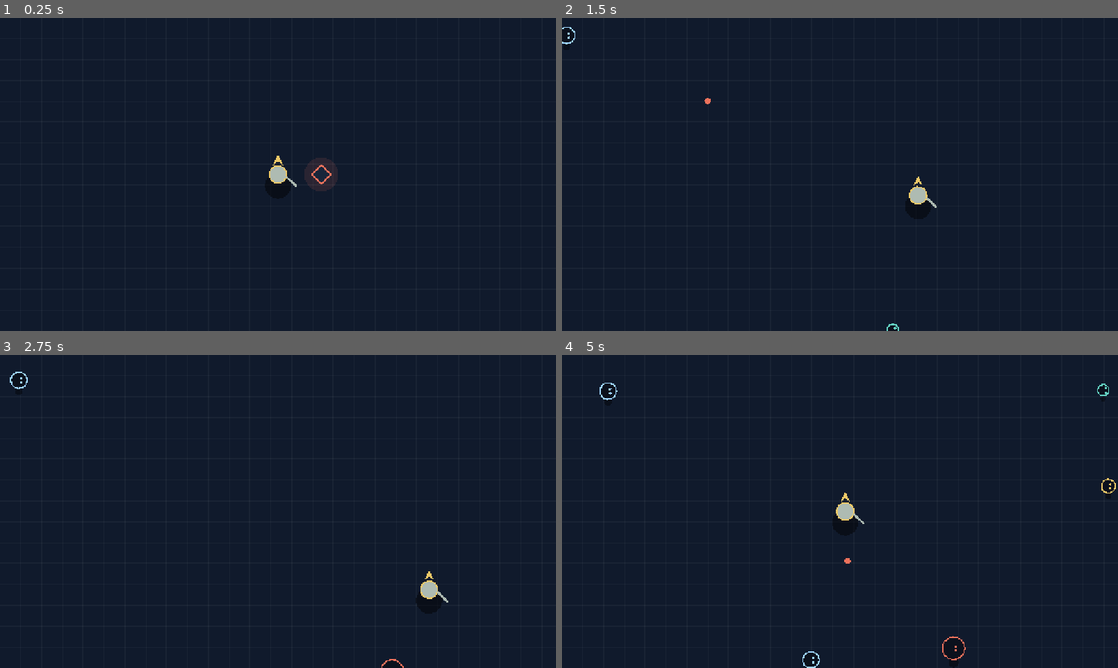
Above: before the commit, frames 1-4 (two rows, left to right).
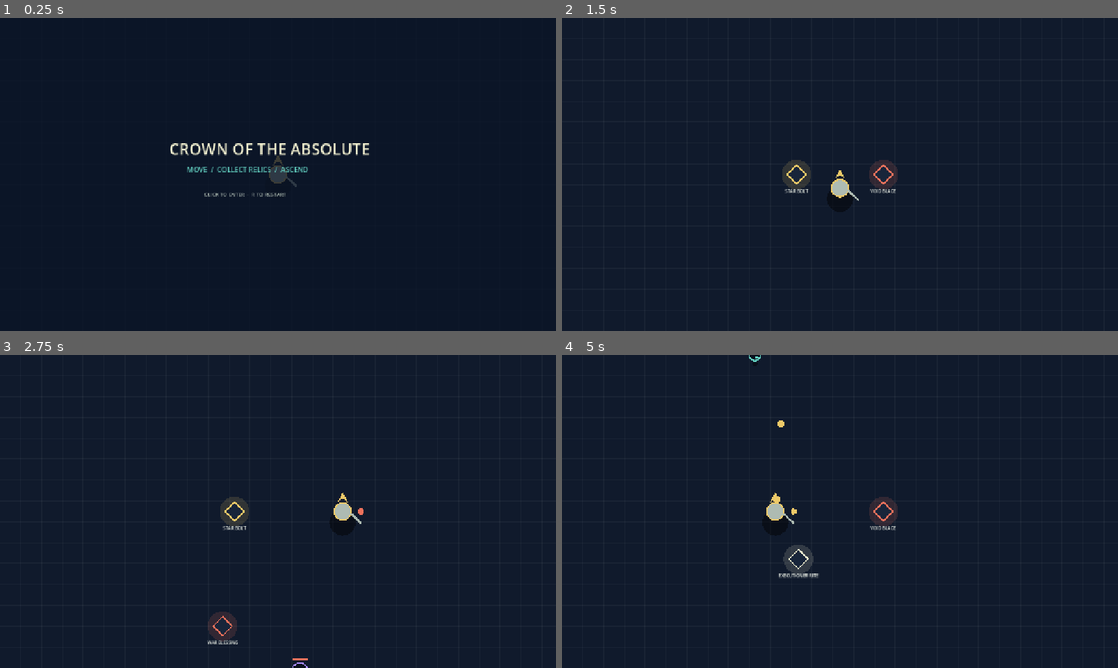
Above: after the commit, the same moments.

Repository: domaki7/new-project
Game: Godot game, scene res://main.tscn
Same seed, same stepped clock (60 frames per second), same inputs: the game is played once before the commit and once after it.
Inputs (mouse positions are in pixels of both pictures, inside the frame that each line leads up to):
- Up to frame 1 (0.25 s): no input
- Up to frame 2 (1.5 s): tap Enter at 0.5 s; move the mouse to (962, 158) at 0.52 s; hold D 0.53-1.28 s; tap R at 0.6, 1.35 s; click (962, 158) at 0.67 s; move the mouse to (728, 190) at 1.27 s; hold S from 1.28 s (still down); click (728, 190) at 1.42 s
- Up to frame 3 (2.75 s): move the mouse to (333, 442) at 2.02 s; release S at 2.03 s; hold D from 2.03 s (still down); tap R at 2.1 s; click (333, 442) at 2.17 s
- Up to frame 4 (5 s): move the mouse to (812, 574) at 2.77 s; release D at 2.78 s; hold W 2.78-3.53 s; tap R at 2.85, 3.6, 4.35 s; click (812, 574) at 2.92 s; move the mouse to (1006, 558) at 3.52 s; hold A from 3.53 s (still down); click (1006, 558) at 3.67 s; move the mouse to (673, 464) at 4.27 s; click (673, 464) at 4.42 s

The runs differ from the first frame. In frame 1, 1.6% of the frame differs, in the area x 30-67%, y 40-58%; in frame 2, 1.2%; in frame 3, 1.2%; in frame 4, 1.4%.

Commit message:
Migrate full game systems to Godot

Diff:
--- a/godot/main.gd
+++ b/godot/main.gd
@@ -3,36 +3,97 @@
 const ARENA_SIZE := Vector2(1280, 720)
 const MAX_WEAPONS := 5
 const WEAPONS := {
-    "VOID BLADE": {"family": "MELEE", "color": Color("ed725c"), "cooldown": 0.8},
-    "STAR BOLT": {"family": "RANGED", "color": Color("edc968"), "cooldown": 0.32},
-    "GRAVITY NOVA": {"family": "MELEE", "color": Color("63d1c2"), "cooldown": 1.5},
-    "SOUL CHAIN": {"family": "MELEE", "color": Color("a98cff"), "cooldown": 1.1},
-    "ROYAL METEOR": {"family": "RANGED", "color": Color("ff9b52"), "cooldown": 2.2}
+    "VOID BLADE": {"family": "MELEE", "color": Color("ed725c"), "cooldown": 0.8, "kind": "blade"},
+    "GRAVITY NOVA": {"family": "MELEE", "color": Color("63d1c2"), "cooldown": 1.5, "kind": "nova"},
+    "SOUL CHAIN": {"family": "MELEE", "color": Color("a98cff"), "cooldown": 1.1, "kind": "chain"},
+    "STAR BOLT": {"family": "RANGED", "color": Color("edc968"), "cooldown": 0.32, "kind": "bolt"},
+    "ROYAL METEOR": {"family": "RANGED", "color": Color("ff9b52"), "cooldown": 2.2, "kind": "meteor"},
+    "FROST LANCE": {"family": "RANGED", "color": Color("9fd6ff"), "cooldown": 0.65, "kind": "frost"},
+    "VENOM ORB": {"family": "RANGED", "color": Color("8ed66b"), "cooldown": 0.9, "kind": "venom"},
+    "STORM SIGIL": {"family": "RANGED", "color": Color("d5b4ff"), "cooldown": 1.3, "kind": "storm"}
+}
+const UPGRADES := {
+    "WAR BLESSING": {"family": "MELEE", "text": "+25% damage", "color": Color("ed725c")},
+    "QUICKENED RITE": {"family": "RANGED", "text": "-18% cooldowns", "color": Color("edc968")},
+    "IRON SOUL": {"family": "MELEE", "text": "+35 maximum vitality", "color": Color("9fd6ff")},
+    "GRAVITY HAND": {"family": "RANGED", "text": "+20 pickup range", "color": Color("63d1c2")},
+    "ARSENAL MASTERY": {"family": "MELEE", "text": "+18% all weapon damage", "color": Color("a98cff")},
+    "EXECUTIONER RITE": {"family": "RANGED", "text": "15% critical chance", "color": Color("f2f0d0")},
+    "BLOOD OF STARS": {"family": "MELEE", "text": "+2 vitality / second", "color": Color("ff9b52")},
+    "CROWNWARD": {"family": "RANGED", "text": "+0.35s invulnerability", "color": Color("9fd6ff")}
 }
 const MONSTERS := {
-    "WISP": {"color": Color("63d1c2"), "radius": 13.0, "health": 30.0, "speed": 55.0},
-    "BRUTE": {"color": Color("ed725c"), "radius": 26.0, "health": 130.0, "speed": 25.0},
-    "CHARGER": {"color": Color("edc968"), "radius": 16.0, "health": 55.0, "speed": 105.0},
-    "ORACLE": {"color": Color("9fd6ff"), "radius": 19.0, "health": 70.0, "speed": 30.0}
+    "WISP": {"color": Color("63d1c2"), "radius": 13.0, "health": 30.0, "speed": 55.0, "damage": 7.0, "essence": 10},
+    "BRUTE": {"color": Color("ed725c"), "radius": 26.0, "health": 135.0, "speed": 25.0, "damage": 14.0, "essence": 28},
+    "CHARGER": {"color": Color("edc968"), "radius": 16.0, "health": 55.0, "speed": 105.0, "damage": 11.0, "essence": 18},
+    "SPLITTER": {"color": Color("a98cff"), "radius": 18.0, "health": 78.0, "speed": 42.0, "damage": 8.0, "essence": 20},
+    "LEECH": {"color": Color("ff9b52"), "radius": 13.0, "health": 44.0, "speed": 68.0, "damage": 9.0, "essence": 16},
+    "ORACLE": {"color": Color("9fd6ff"), "radius": 19.0, "health": 70.0, "speed": 30.0, "damage": 12.0, "essence": 24},
+    "DREAD REGENT": {"color": Color("f2f0d0"), "radius": 35.0, "health": 560.0, "speed": 19.0, "damage": 28.0, "essence": 140}
 }
 
-var player := {"position": Vector2(640, 360), "health": 85.0, "speed": 240.0}
+var player := {"position": Vector2(640, 360), "health": 85.0, "max_health": 85.0, "speed": 235.0}
 var enemies: Array[Dictionary] = []
 var projectiles: Array[Dictionary] = []
-var relics: Array[Dictionary] = []
+var pickups: Array[Dictionary] = []
 var equipped: Array[String] = []
+var weapon_ranks := {}
 var weapon_cooldowns := {}
+var unlocked_nodes := {}
+var weapon_family := ""
+var level := 1
+var essence := 0
+var wave := 1
 var spawn_timer := 0.0
+var pickup_timer := 0.0
 var elapsed := 0.0
-var essence := 0
-var status := "UNARMED - COLLECT A RELIC"
+var invulnerable := 0.0
+var blade_angle := 0.0
+var blade_flash := 0.0
+var mode := "start"
+var status := "UNARMED - COLLECT YOUR FIRST RELIC"
+var crown_coins := 0
+var meta_damage := 0
+var meta_health := 0
+var meta_range := 0
+var meta_file := "user://crown_meta.cfg"
 
 func _ready() -> void:
-    relics.append({"position": player.position + Vector2(100, 0), "weapon": "VOID BLADE", "family": "MELEE"})
+    load_meta()
     queue_redraw()
 
 func _process(delta: float) -> void:
-    elapsed += delta
+    if mode == "play": update_game(delta)
+    blade_flash = max(0.0, blade_flash - delta)
+    invulnerable = max(0.0, invulnerable - delta)
+    queue_redraw()
+
+func load_meta() -> void:
+    var config := ConfigFile.new()
+    if config.load(meta_file) == OK:
+        crown_coins = int(config.get_value("meta", "coins", 0))
+        meta_damage = int(config.get_value("meta", "damage", 0))
+        meta_health = int(config.get_value("meta", "health", 0))
+        meta_range = int(config.get_value("meta", "range", 0))
+
+func save_meta() -> void:
+    var config := ConfigFile.new()
+    config.set_value("meta", "coins", crown_coins)
+    config.set_value("meta", "damage", meta_damage)
+    config.set_value("meta", "health", meta_health)
+    config.set_value("meta", "range", meta_range)
+    config.save(meta_file)
+
+func start_game() -> void:
+    mode = "play"
+    level = 1; essence = 0; wave = 1; equipped.clear(); weapon_ranks.clear(); unlocked_nodes.clear(); weapon_cooldowns.clear(); enemies.clear(); projectiles.clear(); pickups.clear();
+    weapon_family = ""; spawn_timer = 0.0; pickup_timer = 0.0
+    player = {"position": ARENA_SIZE * 0.5, "health": 85.0 + meta_health * 12.0, "max_health": 85.0 + meta_health * 12.0, "speed": 235.0}
+    pickups.append({"position": player.position + Vector2(100, 0), "name": "VOID BLADE", "family": "MELEE", "life": 40.0})
+    pickups.append({"position": player.position + Vector2(-100, 0), "name": "STAR BOLT", "family": "RANGED", "life": 40.0})
+    status = "CHOOSE YOUR FIRST PATH"
+
+func update_game(delta: float) -> void:
     var movement := Vector2.ZERO
     if Input.is_key_pressed(KEY_A) or Input.is_key_pressed(KEY_LEFT): movement.x -= 1
     if Input.is_key_pressed(KEY_D) or Input.is_key_pressed(KEY_RIGHT): movement.x += 1
@@ -41,58 +102,98 @@
     if movement.length() > 0: player.position += movement.normalized() * player.speed * delta
     player.position.x = clamp(player.position.x, 35.0, ARENA_SIZE.x - 35.0)
     player.position.y = clamp(player.position.y, 35.0, ARENA_SIZE.y - 35.0)
-    spawn_timer -= delta
+    spawn_timer -= delta; pickup_timer -= delta
     if spawn_timer <= 0.0:
-        spawn_enemy()
-        spawn_timer = 0.9
-    collect_relics()
-    auto_cast(delta)
-    update_projectiles(delta)
-    update_enemies(delta)
-    queue_redraw()
+        spawn_enemy(); spawn_timer = max(0.2, 0.9 - wave * 0.1)
+    if pickup_timer <= 0.0 and not weapon_family.is_empty() and pickups.size() < 5:
+        spawn_pickup(); pickup_timer = 4.0
+    collect_pickups(); auto_cast(delta); update_projectiles(delta); update_enemies(delta)
+    if enemies.size() > 12 + wave * 3: wave = min(5, wave + 1)
+    player.health = min(player.max_health, player.health + float(meta_health) * 0.02 * delta)
 
 func spawn_enemy() -> void:
     var side := randi() % 4
     var position := Vector2.ZERO
-    if side == 0: position = Vector2(-30, randf_range(0, ARENA_SIZE.y))
-    elif side == 1: position = Vector2(ARENA_SIZE.x + 30, randf_range(0, ARENA_SIZE.y))
-    elif side == 2: position = Vector2(randf_range(0, ARENA_SIZE.x), -30)
-    else: position = Vector2(randf_range(0, ARENA_SIZE.x), ARENA_SIZE.y + 30)
-    var type: String = MONSTERS.keys().pick_random()
+    if side == 0: position = Vector2(-35, randf_range(0, ARENA_SIZE.y))
+    elif side == 1: position = Vector2(ARENA_SIZE.x + 35, randf_range(0, ARENA_SIZE.y))
+    elif side == 2: position = Vector2(randf_range(0, ARENA_SIZE.x), -35)
+    else: position = Vector2(randf_range(0, ARENA_SIZE.x), ARENA_SIZE.y + 35)
+    var roll := randf(); var type := "WISP"
+    if wave >= 5 and roll < 0.08: type = "DREAD REGENT"
+    elif roll < 0.2: type = "BRUTE"
+    elif roll < 0.36: type = "CHARGER"
+    elif roll < 0.5: type = "SPLITTER"
+    elif roll < 0.64: type = "LEECH"
+    elif roll < 0.78: type = "ORACLE"
     var data: Dictionary = MONSTERS[type]
-    enemies.append({"position": position, "type": type, "radius": data.radius, "health": data.health, "speed": data.speed})
+    var health: float = data.health + wave * 14.0
+    enemies.append({"position": position, "type": type, "radius": data.radius, "health": health, "max_health": health, "speed": data.speed + wave * 4.0, "damage": data.damage, "essence": data.essence, "shot_timer": 1.5, "poison": 0.0, "slow": 0.0})
+
+func spawn_pickup() -> void:
+    var options: Array[String] = []
+    for weapon in WEAPONS:
+        if weapon_family == WEAPONS[weapon].family and not equipped.has(weapon): options.append(weapon)
+    for upgrade in UPGRADES:
+        if weapon_family == UPGRADES[upgrade].family and not unlocked_nodes.has(upgrade): options.append(upgrade)
+    if options.is_empty(): return
+    var id: String = options.pick_random()
+    pickups.append({"position": Vector2(randf_range(90, ARENA_SIZE.x - 90), randf_range(90, ARENA_SIZE.y - 90)), "name": id, "family": weapon_family, "life": 25.0})
+
+func collect_pickups() -> void:
+    for pickup in pickups.duplicate():
+        pickup.life -= get_process_delta_time()
+        if player.position.distance_to(pickup.position) < 40.0 + meta_range * 12.0:
+            var id: String = pickup.name
+            if WEAPONS.has(id):
+                if weapon_family.is_empty(): weapon_family = WEAPONS[id].family
+                weapon_ranks[id] = int(weapon_ranks.get(id, 0)) + 1
+                if not equipped.has(id) and equipped.size() < MAX_WEAPONS: equipped.append(id); weapon_cooldowns[id] = 0.0
+            elif UPGRADES.has(id): unlocked_nodes[id] = true; apply_upgrade(id)
+            status = "%s CLAIMED / %s PATH" % [id, weapon_family]
+            pickups.erase(pickup)
+    pickups = pickups.filter(func(item: Dictionary) -> bool: return item.life > 0.0)
+
+func apply_upgrade(id: String) -> void:
+    if id == "WAR BLESSING": meta_damage += 1
+    elif id == "QUICKENED RITE": pass
+    elif id == "IRON SOUL": player.max_health += 35.0; player.health = player.max_health
+    elif id == "GRAVITY HAND": meta_range += 1
+    elif id == "ARSENAL MASTERY": meta_damage += 1
+    elif id == "EXECUTIONER RITE": pass
+    elif id == "BLOOD OF STARS": pass
+    elif id == "CROWNWARD": invulnerable += 0.35
+
+func auto_cast(delta: float) -> void:
+    if enemies.is_empty() or equipped.is_empty(): return
+    var target: Dictionary = nearest_enemy()
+    for weapon in equipped:
+        weapon_cooldowns[weapon] = max(0.0, float(weapon_cooldowns.get(weapon, 0.0)) - delta)
+        if weapon_cooldowns[weapon] <= 0.0:
+            fire_weapon(weapon, target)
+
+func fire_weapon(id: String, target: Dictionary) -> void:
+    var data: Dictionary = WEAPONS[id]; weapon_cooldowns[id] = data.cooldown
+    var power: float = 22.0 + meta_damage * 5.0
+    var angle: float = player.position.angle_to_point(target.position)
+    if data.kind == "blade":
+        blade_angle = angle; blade_flash = 0.3
+        for enemy in enemies:
+            if enemy.position.distance_to(player.position) < 115.0: enemy.health -= power * 1.5
+    elif data.kind == "nova":
+        for enemy in enemies:
+            if enemy.position.distance_to(player.position) < 150.0: enemy.health -= power * 1.25
+    elif data.kind == "chain": target.health -= power * 1.2
+    elif data.kind == "storm":
+        for enemy in enemies:
+            if enemy.position.distance_to(target.position) < 185.0: enemy.health -= power * 1.1
+    elif data.kind == "meteor": projectiles.append({"position": target.position, "velocity": Vector2.ZERO, "life": 0.5, "radius": 48.0, "damage": power * 2.6, "color": data.color, "impact": true})
+    else: projectiles.append({"position": player.position, "velocity": Vector2(cos(angle), sin(angle)) * 560.0, "life": 1.5, "radius": 8.0, "damage": power, "color": data.color, "kind": data.kind, "impact": false})
 
 func nearest_enemy() -> Dictionary:
     var nearest: Dictionary = enemies[0]
     for enemy in enemies:
         if enemy.position.distance_to(player.position) < nearest.position.distance_to(player.position): nearest = enemy
     return nearest
-
-func auto_cast(delta: float) -> void:
-    if enemies.is_empty() or equipped.is_empty(): return
-    var target := nearest_enemy()
-    for weapon in equipped:
-        weapon_cooldowns[weapon] = max(0.0, weapon_cooldowns.get(weapon, 0.0) - delta)
-        if weapon_cooldowns[weapon] <= 0.0:
-            weapon_cooldowns[weapon] = WEAPONS[weapon].cooldown
-            if weapon == "VOID BLADE" and target.position.distance_to(player.position) < 115.0:
-                target.health -= 38.0
-                status = "VOID BLADE SWING"
-            elif weapon == "GRAVITY NOVA":
-                for enemy in enemies:
-                    if enemy.position.distance_to(player.position) < 145.0: enemy.health -= 28.0
-            elif weapon == "SOUL CHAIN": target.health -= 31.0
-            elif weapon == "ROYAL METEOR": projectiles.append({"position": target.position, "velocity": Vector2.ZERO, "damage": 70.0, "life": 0.5, "radius": 48.0, "impact": true, "color": WEAPONS[weapon].color})
-            else: projectiles.append({"position": player.position, "velocity": player.position.direction_to(target.position) * 560.0, "damage": 24.0, "life": 1.5, "radius": 7.0, "impact": false, "color": WEAPONS[weapon].color})
-
-func collect_relics() -> void:
-    for relic in relics.duplicate():
-        if player.position.distance_to(relic.position) < 42.0:
-            if not equipped.has(relic.weapon) and equipped.size() < MAX_WEAPONS:
-                equipped.append(relic.weapon)
-                weapon_cooldowns[relic.weapon] = 0.0
-                status = "%s CLAIMED / %s PATH" % [relic.weapon, relic.family]
-            relics.erase(relic)
 
 func update_projectiles(delta: float) -> void:
     for projectile in projectiles.duplicate():
@@ -105,38 +206,51 @@
             for enemy in enemies:
                 if enemy.position.distance_to(projectile.position) < enemy.radius + projectile.radius:
                     enemy.health -= projectile.damage
+                    if projectile.kind == "frost": enemy.slow = 1.8
+                    if projectile.kind == "venom": enemy.poison = 3.0
                     projectile.life = 0.0
         if projectile.life <= 0.0: projectiles.erase(projectile)
 
 func update_enemies(delta: float) -> void:
     for enemy in enemies.duplicate():
-        enemy.position += enemy.position.direction_to(player.position) * enemy.speed * delta
-        if enemy.position.distance_to(player.position) < enemy.radius + 17.0: player.health -= 10.0 * delta
-        if enemy.health <= 0.0:
-            essence += 10
-            enemies.erase(enemy)
+        var angle: float = enemy.position.angle_to_point(player.position)
+        var separation: float = -1.0 if enemy.type == "ORACLE" and enemy.position.distance_to(player.position) < 240.0 else 1.0
+        enemy.slow = max(0.0, enemy.slow - delta); enemy.poison = max(0.0, enemy.poison - delta)
+        enemy.health -= 7.0 * delta if enemy.poison > 0.0 else 0.0
+        enemy.position += Vector2(cos(angle), sin(angle)) * enemy.speed * separation * (0.45 if enemy.slow > 0 else 1.0) * delta
+        if enemy.position.distance_to(player.position) < enemy.radius + 17.0: damage_player(enemy.damage * delta)
+        if enemy.health <= 0.0: essence += enemy.essence; enemies.erase(enemy)
+
+func damage_player(amount: float) -> void:
+    if invulnerable > 0.0: return
+    invulnerable = 0.7; player.health -= amount
+    if player.health <= 0.0: die()
+
+func die() -> void:
+    mode = "death"; crown_coins += max(5, essence / 12 + level * 3); save_meta(); status = "VESSEL LOST - %d CROWN COINS" % crown_coins
+
+func _input(event: InputEvent) -> void:
+    if event is InputEventKey and event.pressed and event.keycode == KEY_R: start_game()
+    if event is InputEventMouseButton and event.pressed and event.button_index == MOUSE_BUTTON_LEFT and mode == "start": start_game()
 
 func _draw() -> void:
     draw_rect(Rect2(Vector2.ZERO, ARENA_SIZE), Color("101a2c"))
     for x in range(0, int(ARENA_SIZE.x), 48): draw_line(Vector2(x, 0), Vector2(x, ARENA_SIZE.y), Color(1, 1, 1, 0.04))
     for y in range(0, int(ARENA_SIZE.y), 48): draw_line(Vector2(0, y), Vector2(ARENA_SIZE.x, y), Color(1, 1, 1, 0.04))
-    for relic in relics:
-        var data: Dictionary = WEAPONS[relic.weapon]
-        draw_circle(relic.position, 35.0 + sin(elapsed * 4.0) * 5.0, Color(data.color, 0.12))
-        var diamond := PackedVector2Array([relic.position + Vector2(0, -22), relic.position + Vector2(22, 0), relic.position + Vector2(0, 22), relic.position + Vector2(-22, 0)])
-        draw_colored_polygon(diamond, Color("18253a"))
-        draw_polyline(PackedVector2Array([diamond[0], diamond[1], diamond[2], diamond[3], diamond[0]]), data.color, 3.0)
+    for pickup in pickups:
+        var data: Dictionary = WEAPONS[pickup.name] if WEAPONS.has(pickup.name) else UPGRADES[pickup.name]
+        draw_circle(pickup.position, 34.0 + sin(elapsed * 4.0) * 5.0, Color(data.color, 0.15))
+        var diamond := PackedVector2Array([pickup.position + Vector2(0, -22), pickup.position + Vector2(22, 0), pickup.position + Vector2(0, 22), pickup.position + Vector2(-22, 0)])
+        draw_colored_polygon(diamond, Color("18253a")); draw_polyline(PackedVector2Array([diamond[0], diamond[1], diamond[2], diamond[3], diamond[0]]), data.color, 3.0)
+        draw_string(ThemeDB.fallback_font, pickup.position + Vector2(-55, 42), pickup.name, HORIZONTAL_ALIGNMENT_CENTER, 110, 10, Color("edf2e9"))
     for projectile in projectiles: draw_circle(projectile.position, projectile.radius, projectile.color)
     for enemy in enemies:
         var data: Dictionary = MONSTERS[enemy.type]
-        draw_circle(enemy.position + Vector2(0, enemy.radius + 7), enemy.radius * .45, Color(0, 0, 0, .4))
-        draw_circle(enemy.position, enemy.radius, Color("0b111d"))
-        draw_arc(enemy.position, enemy.radius, 0, TAU, 16, data.color, 3.0)
-        draw_circle(enemy.position + Vector2(5, -4), 3, data.color)
-        draw_circle(enemy.position + Vector2(5, 5), 3, data.color)
-    draw_circle(player.position + Vector2(0, 25), 30, Color(0, 0, 0, .45))
-    draw_circle(player.position, 20, Color("aebbb2"))
-    draw_arc(player.position, 20, 0, TAU, 16, Color("edc968"), 3.0)
-    var crown := PackedVector2Array([player.position + Vector2(-12, -21), player.position + Vector2(0, -45), player.position + Vector2(12, -21), player.position + Vector2(0, -30)])
-    draw_colored_polygon(crown, Color("edc968"))
-    draw_line(player.position + Vector2(19, 5), player.position + Vector2(43, 28), Color("aebbb2"), 5.0)
+        draw_circle(enemy.position + Vector2(0, enemy.radius + 7), enemy.radius * .45, Color(0, 0, 0, .4)); draw_circle(enemy.position, enemy.radius, Color("0b111d")); draw_arc(enemy.position, enemy.radius, 0, TAU, 16, data.color, 3.0)
+        draw_circle(enemy.position + Vector2(5, -4), 3, data.color); draw_circle(enemy.position + Vector2(5, 5), 3, data.color); draw_rect(Rect2(enemy.position - Vector2(enemy.radius, enemy.radius + 10), Vector2(enemy.radius * 2.0 * enemy.health / enemy.max_health, 4)), Color("ed725c"))
+    if player:
+        draw_circle(player.position + Vector2(0, 25), 30, Color(0, 0, 0, .45)); draw_circle(player.position, 20, Color("aebbb2")); draw_arc(player.position, 20, 0, TAU, 16, Color("edc968"), 3.0)
+        var crown := PackedVector2Array([player.position + Vector2(-12, -21), player.position + Vector2(0, -45), player.position + Vector2(12, -21), player.position + Vector2(0, -30)]); draw_colored_polygon(crown, Color("edc968")); draw_line(player.position + Vector2(19, 5), player.position + Vector2(43, 28), Color("aebbb2"), 5.0)
+        for index in equipped.size(): draw_circle(player.position + Vector2(cos(index * TAU / max(1, equipped.size())), sin(index * TAU / max(1, equipped.size()))) * 42.0, 7.0, WEAPONS[equipped[index]].color)
+    if mode == "start": draw_rect(Rect2(Vector2.ZERO, ARENA_SIZE), Color(0.04, 0.08, 0.15, .78)); draw_string(ThemeDB.fallback_font, Vector2(390, 315), "CROWN OF THE ABSOLUTE", HORIZONTAL_ALIGNMENT_LEFT, -1, 36, Color("f2f0d0")); draw_string(ThemeDB.fallback_font, Vector2(430, 355), "MOVE  /  COLLECT RELICS  /  ASCEND", HORIZONTAL_ALIGNMENT_LEFT, -1, 16, Color("63d1c2")); draw_string(ThemeDB.fallback_font, Vector2(470, 410), "CLICK TO ENTER  ·  R TO RESTART", HORIZONTAL_ALIGNMENT_LEFT, -1, 12, Color("aebbb2"))
+    if mode == "death": draw_rect(Rect2(Vector2.ZERO, ARENA_SIZE), Color(0.04, 0.08, 0.15, .72)); draw_string(ThemeDB.fallback_font, Vector2(455, 330), "VESSEL LOST", HORIZONTAL_ALIGNMENT_LEFT, -1, 34, Color("ed725c")); draw_string(ThemeDB.fallback_font, Vector2(445, 370), "%d CROWN COINS  ·  PRESS R" % crown_coins, HORIZONTAL_ALIGNMENT_LEFT, -1, 16, Color("edc968"))
